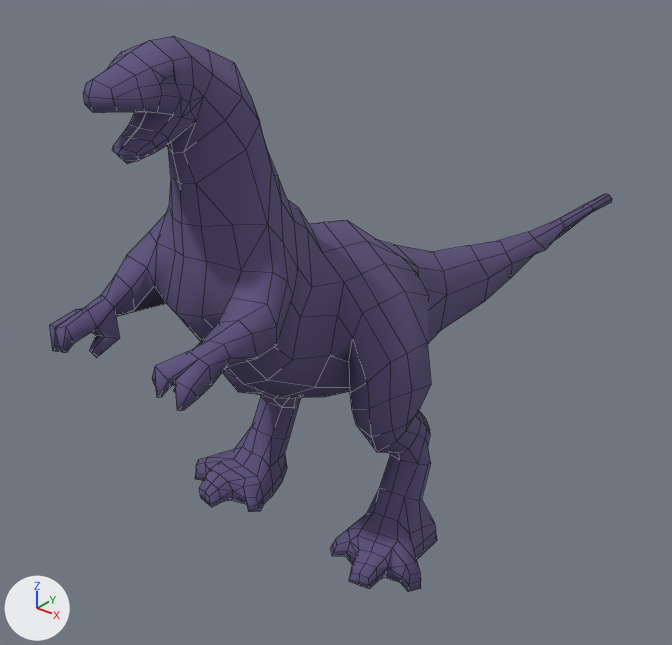
The Blender file rigs/kaiju/animation-idle.blend, before and after one commit.
Camera for both pictures: a 50 mm camera at (2.14, -2.43, 2.54) aimed at (-0.32, 0.65, 0.63). The axes (+X, +Y, +Z) are drawn at lower left. The lights are the same throughout. Mesh edges are drawn as thin lines.

Names of what the first picture shows: 'Dinosaur'.
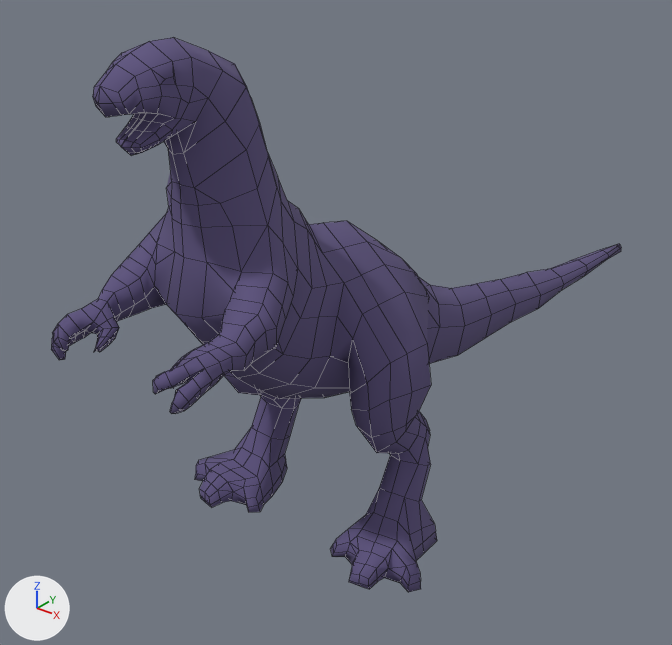
The change, as a diff of the scene's bpy script:
```diff
--- a/rigs/kaiju/animation-idle.blend.py
+++ b/rigs/kaiju/animation-idle.blend.py
@@ me_cube_002 @@
 # used by ob_dinosaur; location = (0.0, 0.0, 0.0); scale = (1.16, 1.16, 1.16)
-me_cube_002.from_pydata(...)  # 370 vertices, 355 faces; spans x 0.0..0.54, y -0.77..2.53, z 0.0..1.82
+me_cube_002.from_pydata(...)  # 469 vertices, 447 faces; spans x 0.0..0.54, y -0.78..2.81, z 0.0..1.82
+# me_cube_002 part 1
+# 31 vertices are removed from x 0.06..0.3, y -0.76..0.01, z 0.93..1.68
+# 90 faces are deleted
+# 7 vertices in x 0.0..0.04, y -0.66..-0.57, z 1.53..1.59 move by (0.0, 0.01, 0.02)
+# 3 vertices in x 0.0..0.08, y -0.59..-0.55, z 1.57..1.61 move by (0.0, 0.02, 0.02)
+# 36 vertices move from x 0.0..0.32, y -0.77..-0.22, z 0.72..1.75 to x 0.0..0.32, y -0.77..-0.2, z 0.76..1.73
+# 114 vertices are added at x 0.0..0.3, y -0.78..0.05, z 0.66..1.7
+# 169 new faces join them
+# me_cube_002 part 2
+# 1 vertex is removed from x 0.1, y 1.11, z 0.66
+# 13 faces are deleted
+# 41 vertices move from x 0.0..0.11, y 0.55..2.53, z 0.42..0.95 to x 0.0..0.15, y 0.43..2.81, z 0.24..0.92
+# 17 vertices are added at x 0.0..0.11, y 0.6..2.81, z 0.24..0.7
+# 26 new faces join them
 me_cube_002.materials.append(mat_mainmaterial_001)
```

Location of each change, (x1, y1, x2, y2) in pixels of the pictures (672 x 645 px):
'Dinosaur', reshaped
    before: (49, 36, 612, 592)
    after: (51, 37, 621, 592)
part 1 of me_cube_002, built on
    before: (49, 37, 361, 411)
    after: (51, 37, 361, 414)
part 2 of me_cube_002, built on
    before: (378, 194, 612, 344)
    after: (422, 244, 621, 364)
